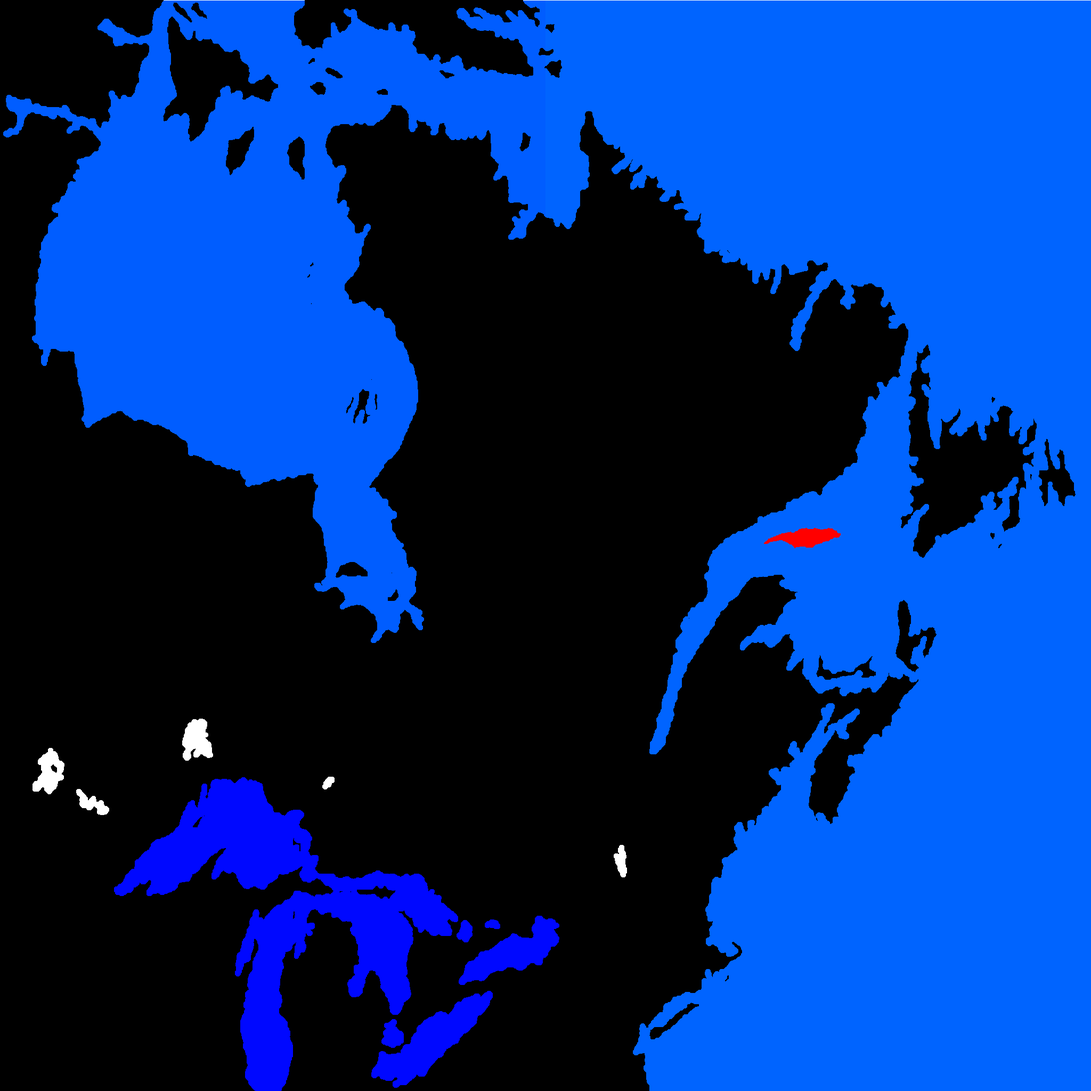
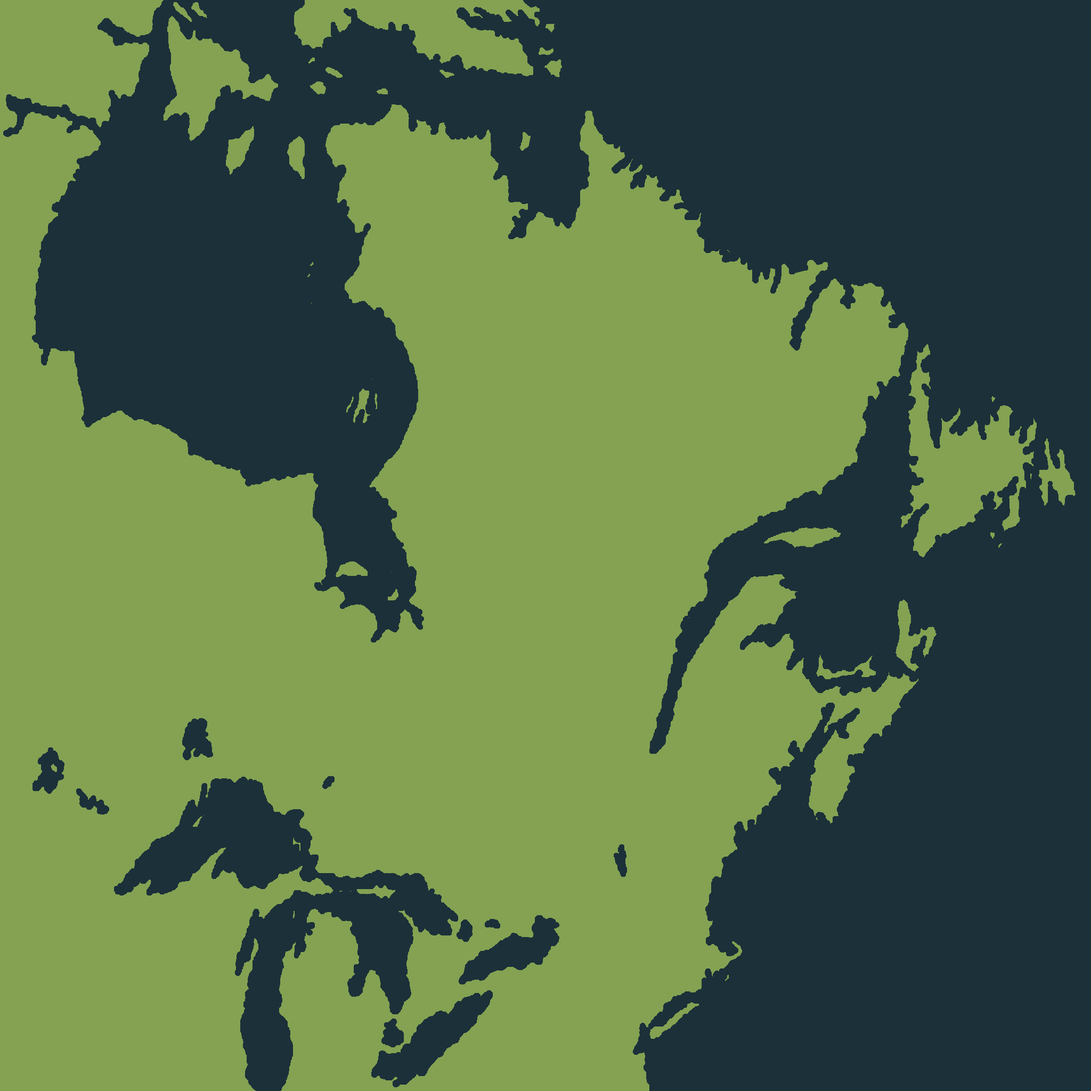
Comparing the layer stacks of the two (1091, 1091) images. Changes:
hid "provinces", painted on it over [0, 0, 1091, 1091]
added layer "colormap" above "coastline" over [0, 0, 1091, 1091]
hid "coastline" over [0, 0, 1091, 1091]
